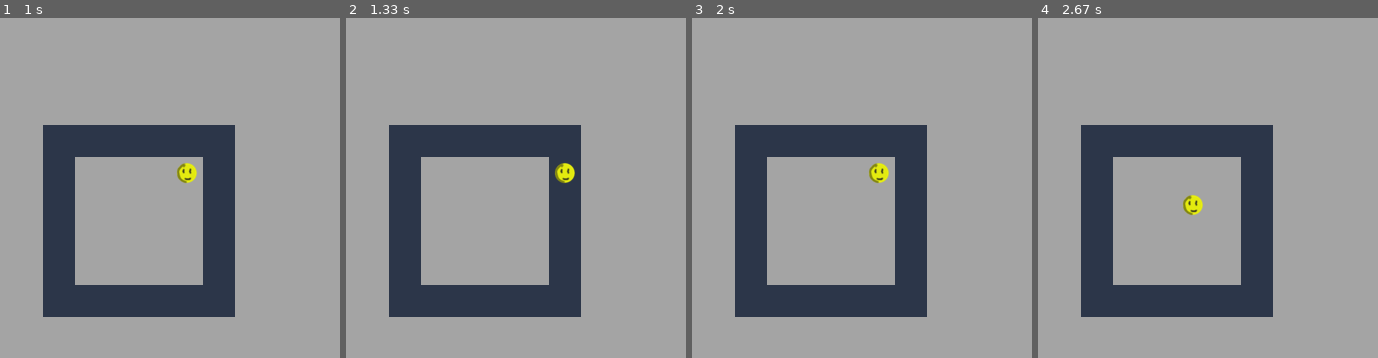
Above: before the commit, frames 1-4 (left to right).
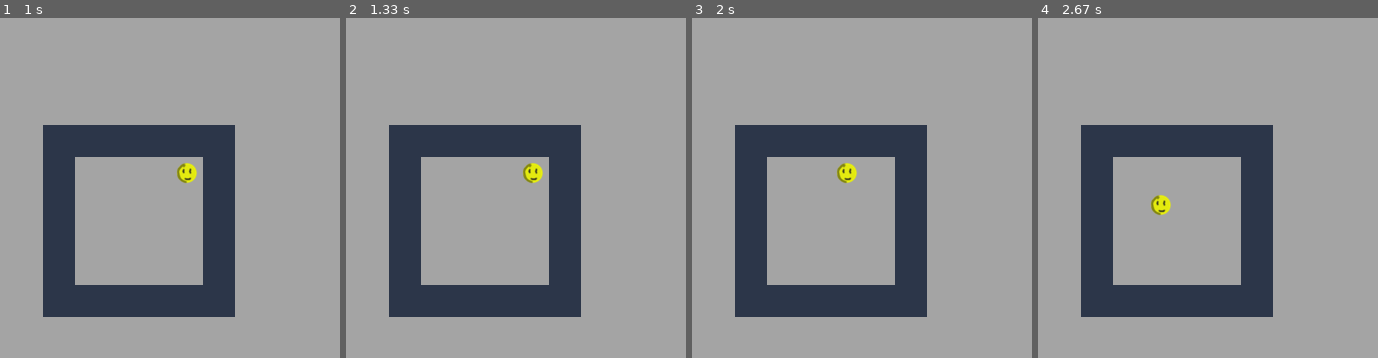
Above: after the commit, the same moments.

Repository: gmclapp/Personal_library
Game: pygame game, started from Game/main.py
Same seed, same stepped clock (60 frames per second), same inputs: the game is played once before the commit and once after it.
Inputs:
- Up to frame 1 (1 s): hold D 0.33-0.8 s; hold W from 0.88 s (still down)
- Up to frame 2 (1.33 s): release W at 1.18 s; hold D from 1.22 s (still down)
- Up to frame 3 (2 s): release D at 1.68 s; hold A from 1.72 s (still down)
- Up to frame 4 (2.67 s): release A at 2.25 s; hold S 2.28-2.58 s; hold A from 2.62 s (still down)
The pictures show only the part of the screen within x 12-62%, y 8-58%; the shares and areas given below are measured in that part.

Frame 1 is identical in both runs. In frame 2, 0.6% of the frame differs, in the area x 52-68%, y 42-49%; in frame 3, 0.6%; in frame 4, 0.6%.

Commit message:
Handle blocking tiles
- Character can no longer walk on tiles that have the block_path = True attribute

Diff:
--- a/Game/main.py
+++ b/Game/main.py
@@ -22,10 +22,21 @@
     def draw(self,surf):
         surf.blit(self.sprite, (self.x*constants.RES, self.y*constants.RES))
 
-    def move(self, dx, dy):
-##        if GAME_MAP[self.x + dx][self.y+dy].block_path == False:
-        self.x += dx
-        self.y += dy
+    def move(self, dx, dy, game_obj):
+        try:
+            dest_tile = game_obj.scene_list[0]["map"][self.x+dx+1][self.y+dy-1]
+            for t in game_obj.tile_list:
+                if t.serial_no == dest_tile:
+                    break
+                else:
+                    pass
+            if not t.block_path:
+                self.x += dx
+                self.y += dy
+        except IndexError:
+            print("Tile out of range")
+
+
 
 class game_object():
     def __init__(self):
@@ -136,13 +147,13 @@
 
             elif event.type == pygame.KEYDOWN and not game_obj.vars["cheat_codes"]:
                 if event.key == pygame.K_w:
-                    game_obj.actor_list[0].move(0,-1)
+                    game_obj.actor_list[0].move(0,-1,game_obj)
                 if event.key == pygame.K_a:
-                    game_obj.actor_list[0].move(-1,0)
+                    game_obj.actor_list[0].move(-1,0,game_obj)
                 if event.key == pygame.K_s:
-                    game_obj.actor_list[0].move(0,1)
+                    game_obj.actor_list[0].move(0,1,game_obj)
                 if event.key == pygame.K_d:
-                    game_obj.actor_list[0].move(1,0)
+                    game_obj.actor_list[0].move(1,0,game_obj)
                 if event.key == pygame.K_RETURN:
                     game_obj.vars["cheat_codes"] = not game_obj.vars["cheat_codes"]
 
